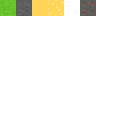
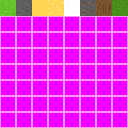
Layer changes from the first 128x128 image to the second:
added layer "Слой 9" above "Слой 10" over [112, 0, 128, 16]
added layer "Слой 10" above "Слой 8" over [112, 0, 128, 16]
added layer "Слой 7" above "Слой 5" over [96, 0, 112, 16]
added layer "bg" above "Градиентная заливка 1 копия" over [0, 0, 128, 128]
